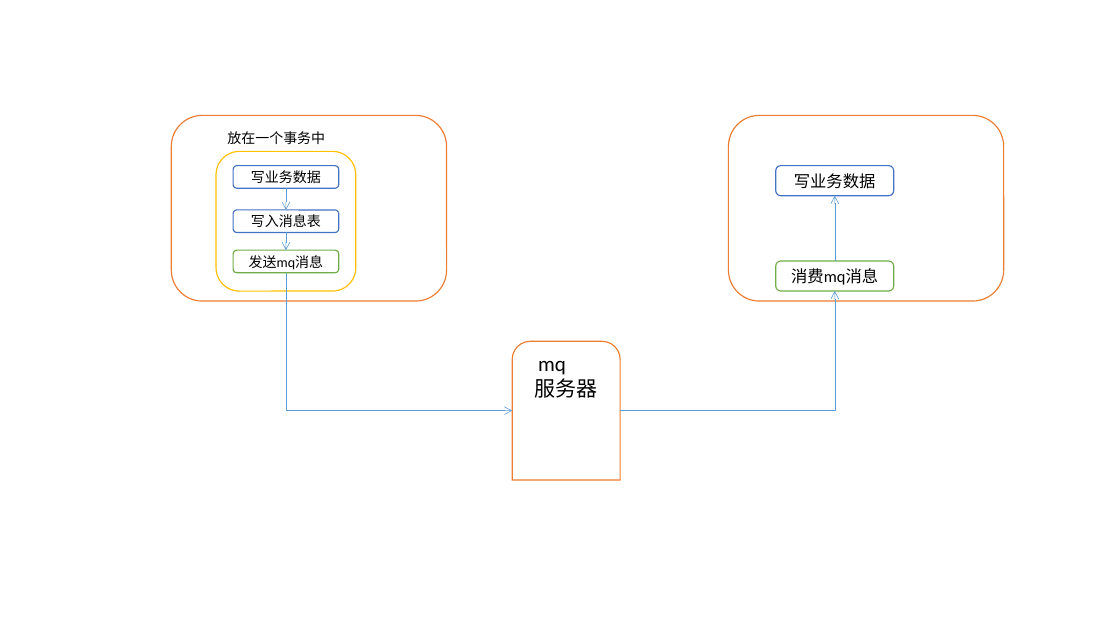
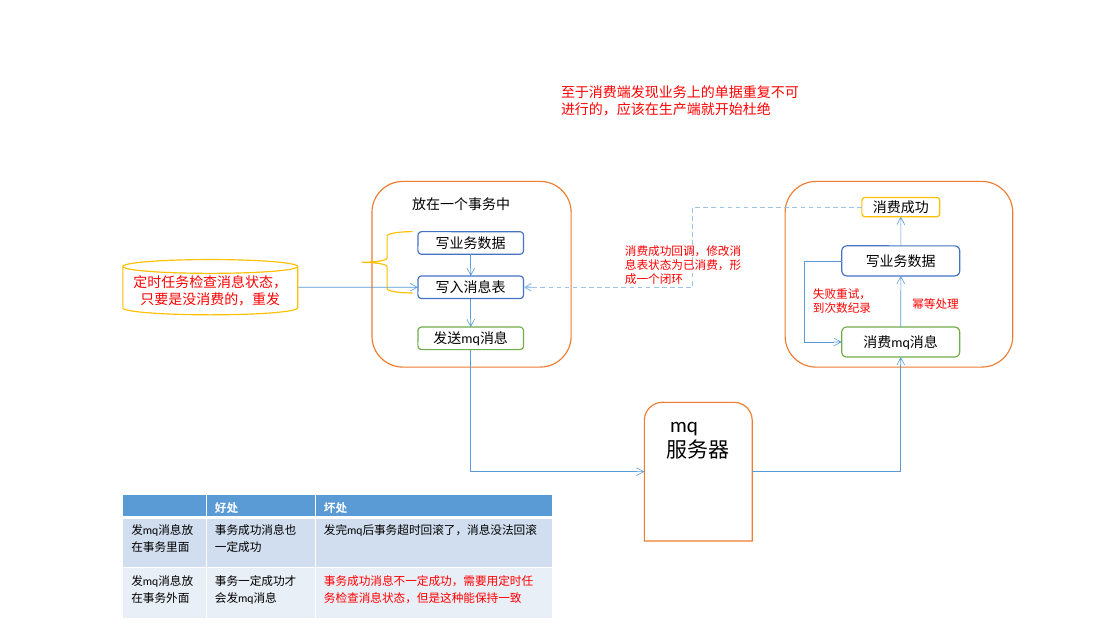
Before and after one commit to caesar-empereur/read-book, a slide deck: slide 2 of photo-source/distri/分布式事务.pptx. Drawn at 1120x630 pixels with LibreOffice and Linux fonts; fonts in the diff are those of the drawing. Boxes give left, top, right and bottom in pixels: in the first picture for what was removed or moved away, otherwise in the second. Text is boxed around its words. In the diff, an @@ line names an element or a change of style, - is before the commit and + after.

```diff
--- a/photo-source/distri/分布式事务.pptx
+++ b/photo-source/distri/分布式事务.pptx
@@ text added at box(561, 85, 799, 115), 12 pt, text #FF0000 @@
+至于消费端发现业务上的单据重复不可进行的，应该在生产端就开始杜绝
@@ rounded rectangle removed at box(216, 151, 355, 291) @@
@@ rounded rectangle: place and size @@
-rounded rectangle at box(171, 115, 447, 301)
+rounded rectangle at box(372, 181, 571, 367)
@@ elbow arrow added from (862, 208) to (523, 287), #9DC3E6 1 pt dashed @@
@@ rounded rectangle: place and size @@
-rounded rectangle at box(728, 115, 1004, 301)
+rounded rectangle at box(786, 181, 1013, 367)
@@ rounded rectangle added at box(862, 197, 940, 217), fill #FFFFFF, outline #FFC000 1 pt, 12 pt, text #000000 @@
+消费成功
@@ left brace added at box(361, 232, 413, 293), outline #FFC000 1 pt @@
@@ arrow added from (901, 246) to (901, 217), #5B9BD5 0.5 pt @@
@@ cylinder added at box(123, 260, 297, 315), fill #FFFFFF, outline #FFC000 1 pt, 12 pt, text #FF0000 @@
+定时任务检查消息状态，只要是没消费的，重发
@@ 2 rounded rectangles, 1 text, 1 arrow: place and size @@
-2 rounded rectangles, 1 text, 1 arrow at box(227, 131, 339, 233)
+2 rounded rectangles, 1 text, 1 arrow at box(412, 197, 524, 299)
@@ text added at box(625, 243, 741, 284), 10 pt, text #FF0000 @@
+消费成功回调，修改消息表状态为已消费，形成一个闭环
@@ elbow arrow added from (842, 261) to (842, 342), #5B9BD5 0.5 pt @@
@@ rounded rectangle "写业务数据" at box(842, 246, 960, 276): size 14 to 12 pt @@
@@ rounded rectangle "写业务数据": place and size @@
-rounded rectangle "写业务数据" at box(776, 166, 894, 196)
+rounded rectangle "写业务数据" at box(842, 246, 960, 276)
@@ arrow added from (298, 287) to (418, 287), #5B9BD5 0.5 pt @@
@@ arrow moved from (286, 233) - (286, 250) to (471, 298) - (471, 327) @@
@@ text added at box(813, 288, 871, 313), 10 pt, text #FF0000 @@
+失败重试，到次数纪录
@@ arrow moved from (835, 261) - (835, 196) to (901, 327) - (901, 276) @@
@@ text added at box(912, 298, 959, 309), 10 pt, text #FF0000 @@
+幂等处理
@@ rounded rectangle "发送mq消息": place and size @@
-rounded rectangle "发送mq消息" at box(234, 250, 339, 273)
+rounded rectangle "发送mq消息" at box(418, 327, 524, 350)
@@ rounded rectangle "消费mq消息": place and size @@
-rounded rectangle "消费mq消息" at box(776, 261, 894, 292)
+rounded rectangle "消费mq消息" at box(842, 327, 960, 357)
@@ rounded rectangle "消费mq消息" at box(842, 327, 960, 357): size 14 to 12 pt @@
@@ elbow arrow moved from (286, 273) - (513, 411) to (471, 350) - (644, 472) @@
@@ elbow arrow moved from (620, 411) - (835, 292) to (753, 472) - (901, 357) @@
@@ round same rect "mq 服务器": place and size @@
-round same rect "mq 服务器" at box(513, 341, 620, 480)
+round same rect "mq 服务器" at box(644, 402, 752, 541)
@@ table added at box(123, 495, 553, 608), 3 rows, 3 columns @@
+ | 好处 | 坏处
+发mq消息放在事务里面 | 事务成功消息也一定成功 | 发完mq后事务超时回滚了，消息没法回滚
+发mq消息放在事务外面 | 事务一定成功才会发mq消息 | 事务成功消息不一定成功，需要用定时任务检查消息状态，但是这种能保持一致
```
Also in this commit, not shown: 2 other files.
